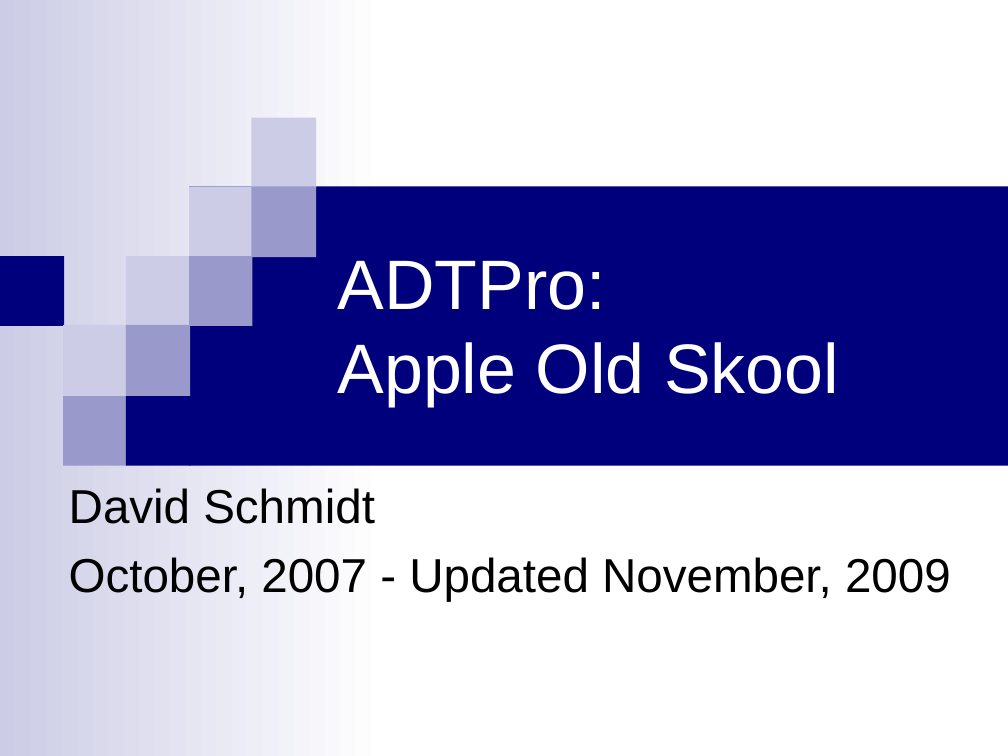
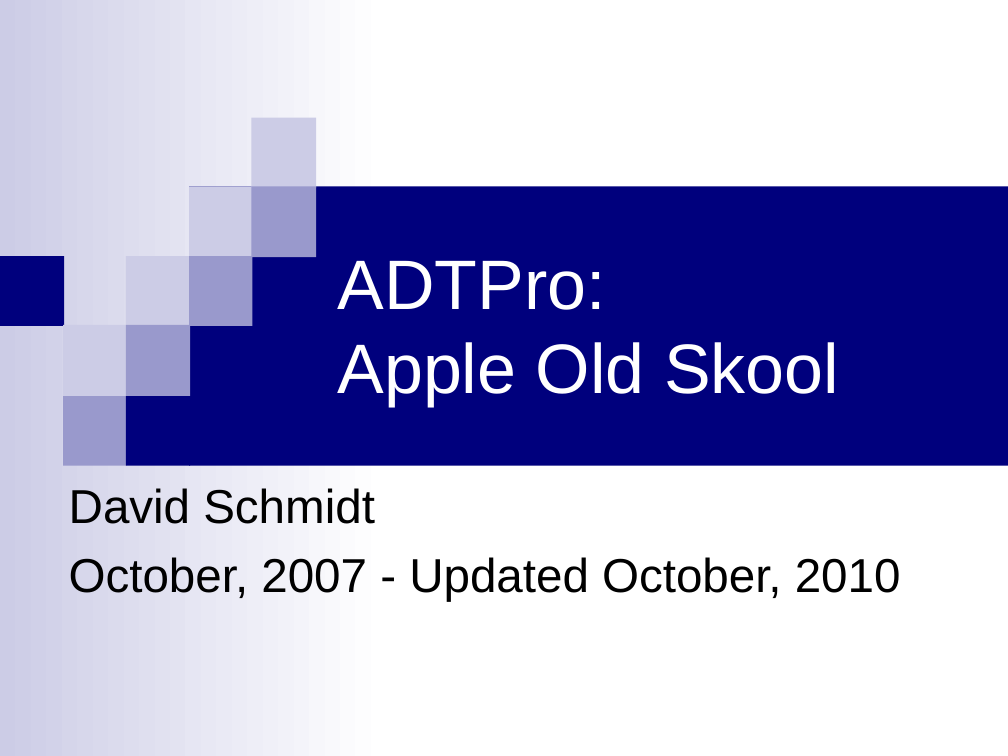
Before and after one commit to RasppleII/adtpro, a slide deck: slide 1 of doc/src/site/resources/ADTProIntro.ppt. Drawn at 1008x756 pixels with LibreOffice and Linux fonts; fonts in the diff are those of the drawing. Boxes give left, top, right and bottom in pixels: in the first picture for what was removed or moved away, otherwise in the second. Text is boxed around its words. In the diff, an @@ line names an element or a change of style, - is before the commit and + after.

```diff
--- a/doc/src/site/resources/ADTProIntro.ppt
+++ b/doc/src/site/resources/ADTProIntro.ppt
@@ subtitle at (69, 557, 901, 601): text changed @@
-October, 2007 - Updated November, 2009
+October, 2007 - Updated October, 2010
```
Also in this commit, not shown: 1 other slide changed, 2 slides added, 1 slide removed, 2 other files.
